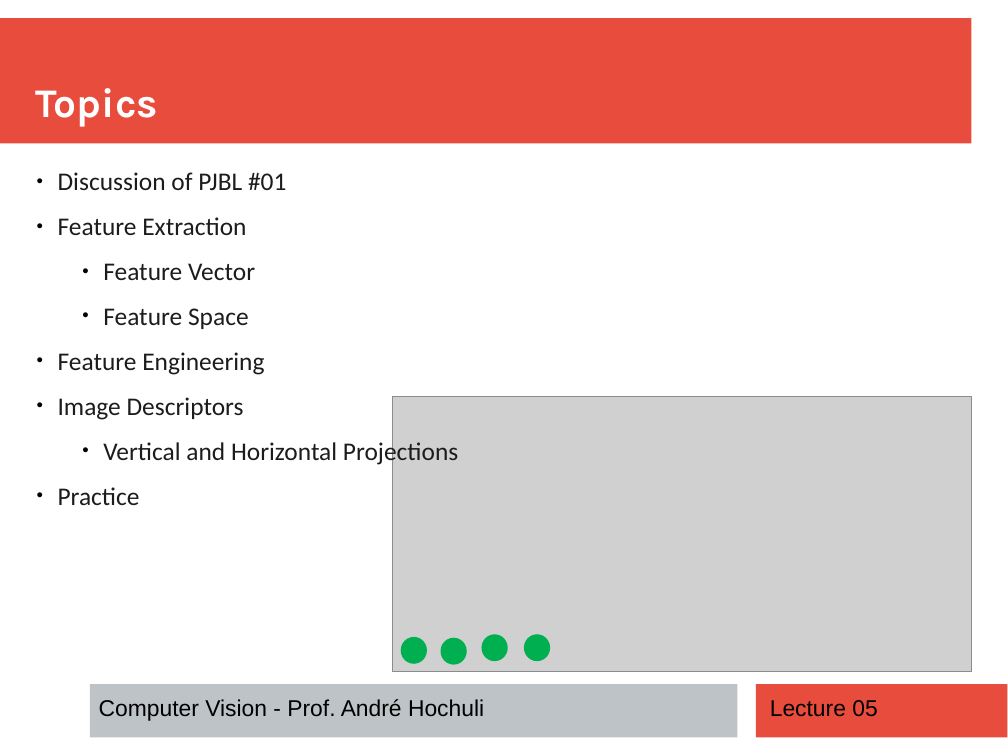
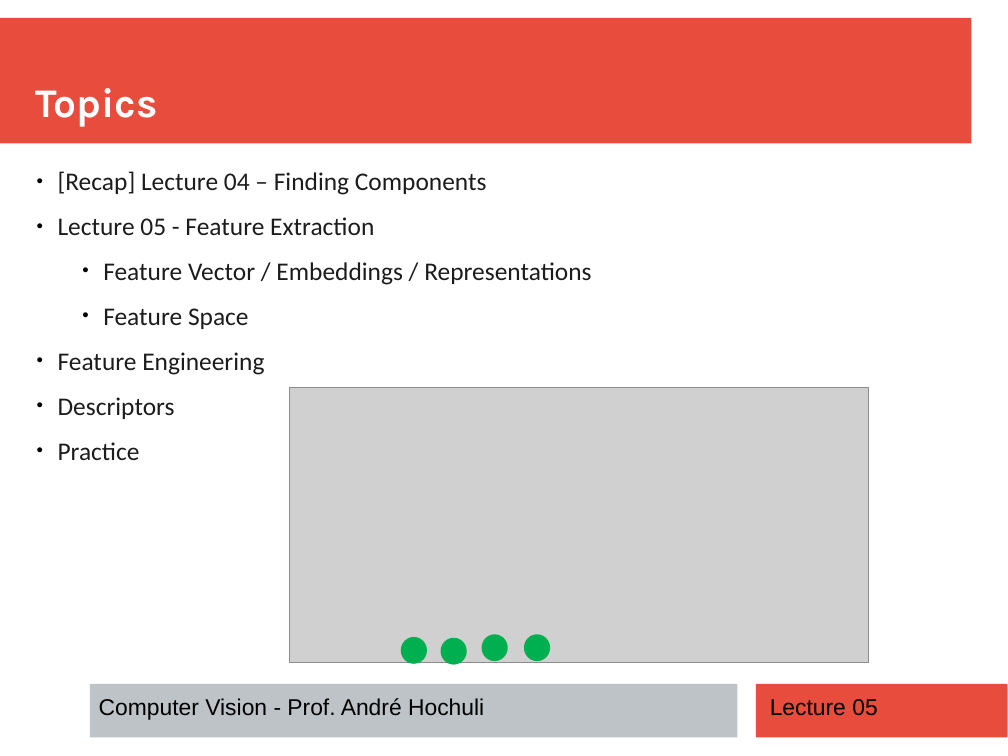
Before and after one commit to andrehochuli/teaching, a slide deck: slide 2 of ComputerVision/Lecture 05 - Feature Extraction/Lecture 05 - Feature Extraction.pptx. Drawn at 1008x756 pixels with LibreOffice and Linux fonts; fonts in the diff are those of the drawing; grey boxes stand for pictures. Boxes give left, top, right and bottom in pixels: in the first picture for what was removed or moved away, otherwise in the second. Text is boxed around its words. In the diff, an @@ line names an element or a change of style, - is before the commit and + after.

```diff
--- a/ComputerVision/Lecture 05 - Feature Extraction/Lecture 05 - Feature Extraction.pptx
+++ b/ComputerVision/Lecture 05 - Feature Extraction/Lecture 05 - Feature Extraction.pptx
@@ text at [58, 171, 591, 285]: text changed @@
-● Discussion of PJBL #01
-● Feature Extraction
-  ● Feature Vector
+● [Recap] Lecture 04 – Finding Components
+● Lecture 05 - Feature Extraction
+  ● Feature Vector / Embeddings / Representations
@@ picture: place and size @@
-picture at [392, 396, 971, 672]
+picture at [290, 388, 869, 663]
@@ text at [58, 397, 175, 419]: text changed @@
-● Image Descriptors
-  ● Vertical and Horizontal Projections
+● Descriptors
```
Also in this commit, not shown: 8 other slides changed, 12 slides added, 7 other files.
